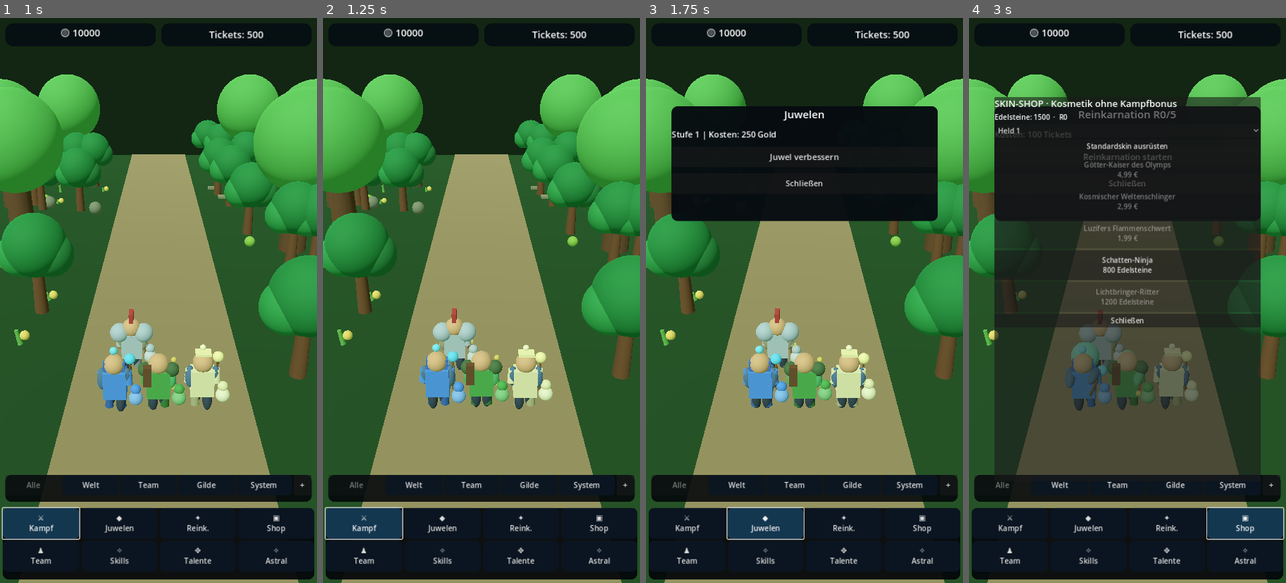
Above: before the commit, frames 1-4 (left to right).
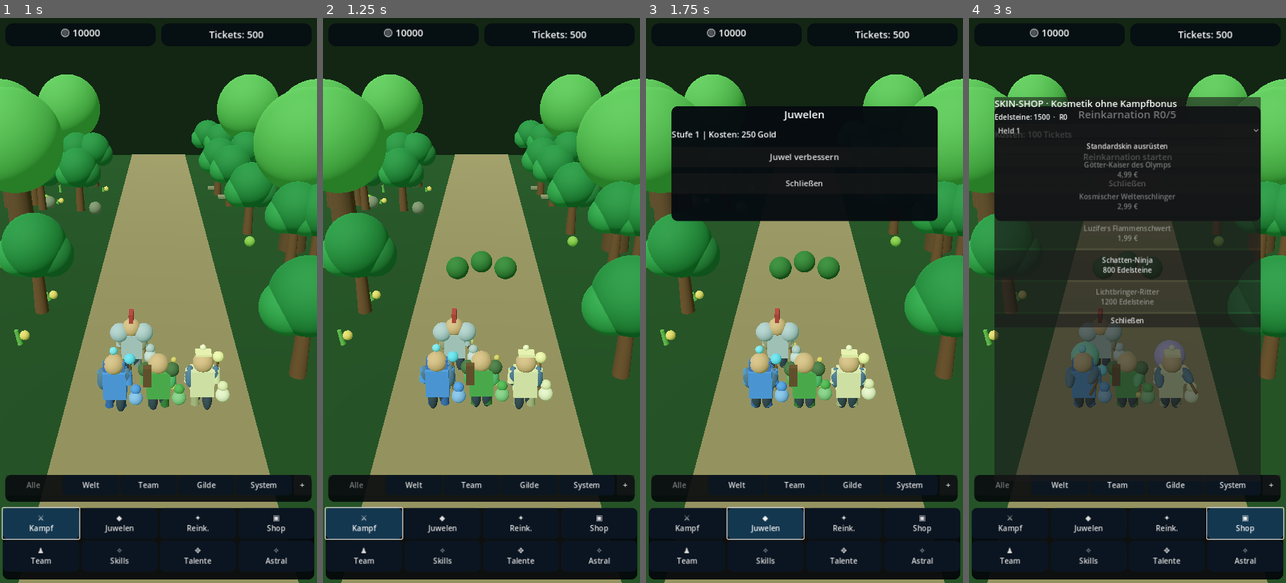
Above: after the commit, the same moments.

Repository: xynewageyx/TitanLegend
Game: Godot game, scene res://scenes/main.tscn
Same seed, same stepped clock (60 frames per second), same inputs: the game is played once before the commit and once after it.
Inputs:
- Up to frame 1 (1 s): click "⚔ Kampf" at 0.5 s
- Up to frame 2 (1.25 s): no input
- Up to frame 3 (1.75 s): click "◆ Juwelen" at 1.25 s
- Up to frame 4 (3 s): click "✦ Reink." at 2 s; click "▣ Shop" at 2.75 s

Frame 1 is identical in both runs. In frame 2, 0.6% of the frame differs, in the area x 38-62%, y 41-47%; in frame 3, 0.6%; in frame 4, 0.7%, in the area x 30-73%, y 53-70%.

Commit message:
Restore Update 168 ten-wave boss encounters, visuals and astral reward persistence

Diff:
--- a/scripts/battle_manager.gd
+++ b/scripts/battle_manager.gd
@@ -9,7 +9,7 @@
 
 const BOSS_TIME_LIMIT: float = 60.0
 const ROLE_ATTACK_INTERVALS: Array[float] = [1.25, 0.75, 1.5]
-const WAVE_ENEMY_COUNTS: Array[int] = [2, 5, 7]
+const BOSS_WAVE: int = 10
 var astral_active: bool = false
 var astral_floor: int = 1
 var astral_marks: int = 0
@@ -55,7 +55,11 @@
   team_formation.walking_finished.connect(_on_walking_finished)
  var saved_progress: Vector2i = SaveManager.get_saved_battle_progress()
  current_level = maxi(1, saved_progress.x)
- current_wave = clampi(saved_progress.y, 1, WAVE_ENEMY_COUNTS.size())
+ current_wave = clampi(saved_progress.y, 1, BOSS_WAVE)
+ world_progress = saved_progress
+ var astral_progress: Dictionary = SaveManager.get_saved_astral()
+ astral_floor = maxi(1, int(astral_progress.get("floor", 1)))
+ astral_marks = maxi(0, int(astral_progress.get("marks", 0)))
  skill_choices = SaveManager.get_saved_skill_choices()
  skill_loadouts = SaveManager.get_saved_skill_loadouts()
  add_to_group("battle_manager")
@@ -265,13 +269,16 @@
  if astral_marks < 30:
   return false
  astral_marks -= 30
- GameManager.reincarnation_tickets += 10
+ GameManager.add_tickets(10)
+ SaveManager.save_game()
  battle_status_changed.emit()
  return true
 
 func start_next_encounter() -> void:
- if team_formation == null or _finishing:
-  return
+ if _finishing:
+  return
+ if team_hp <= 0:
+  _reset_hero_health()
  clear_enemies()
  battle_active = false
  if team_formation.has_method("start_walking"):
@@ -293,13 +300,14 @@
  hero_attack_elapsed.fill(0.0)
  _enemy_attack_elapsed = 0.0
  defeat_reason = ""
- is_boss = not astral_active and current_level % 10 == 0 and current_wave == 1
- is_fusion_boss = is_boss and current_level % 100 == 0
- enemies_remaining = 1 if is_boss else WAVE_ENEMY_COUNTS[clampi(current_wave - 1, 0, 2)]
- enemy_max_hp = maxi(1, current_level * 100 * enemies_remaining * (4 if is_boss else 1))
- if is_fusion_boss:
-  enemy_max_hp *= 2
- enemy_hp = enemy_max_hp
+ is_boss = astral_active or current_wave == BOSS_WAVE
+ is_fusion_boss = is_boss and current_level % 10 == 0
+ enemies_remaining = 1 if is_boss else mini(2 + current_wave, 7)
+ enemy_max_hp = (220 + current_level * 65) * (8 if is_fusion_boss else (5 if is_boss else 1))
+ if astral_active:
+  enemy_max_hp = roundi(float(enemy_max_hp) * (1.0 + float(astral_floor) * 0.14))
+ enemy_hp = enemy_max_hp * enemies_remaining
+ _spawn_enemy_visuals()
  battle_active = true
  battle_status_changed.emit()
 
@@ -319,20 +327,40 @@
  battle_active = false
  _finishing = true
  if astral_active:
-  astral_marks += 5
+  astral_marks += 5 + mini(astral_floor, 50)
   astral_floor += 1
+  current_level = astral_floor
+  current_wave = BOSS_WAVE
  elif is_boss:
+  GameManager.character_level += 1
   current_level += 1
   current_wave = 1
+  if biome_manager != null:
+   biome_manager.call("update_biome_from_stage", current_level)
  else:
   current_wave += 1
-  if current_wave > WAVE_ENEMY_COUNTS.size():
-   current_wave = 1
-   current_level += 1
+  # Wave ten is always the boss; do not advance stage early.
  _finishing = false
  SaveManager.save_game()
  battle_status_changed.emit()
  call_deferred("start_next_encounter")
+
+func _spawn_enemy_visuals() -> void:
+ if enemy_spawn_node == null:
+  return
+ for i in range(enemies_remaining):
+  var mob := Node3D.new()
+  mob.name = "Boss" if is_boss else "WaveMob" + str(i + 1)
+  mob.position = Vector3((float(i) - float(enemies_remaining - 1) / 2.0) * 1.4, 0.0, -float(i % 2))
+  enemy_spawn_node.add_child(mob)
+  enemy_visuals.append(mob)
+  var tint := Color("#b84d5b") if is_boss else Color("#779f57")
+  if biome_manager != null:
+   tint = biome_manager.COLORS[biome_manager.current_biome]
+  var size := 2.2 if is_boss else 0.65
+  VisualFactory.sphere(mob, size, Vector3(0, size, 0), tint)
+  VisualFactory.sphere(mob, 0.19 if not is_boss else 0.35, Vector3(-0.23, size + 0.14, -0.52), Color("#f9ed9b"))
+  VisualFactory.sphere(mob, 0.19 if not is_boss else 0.35, Vector3(0.23, size + 0.14, -0.52), Color("#f9ed9b"))
 
 func clear_enemies() -> void:
  for enemy in enemy_visuals:
